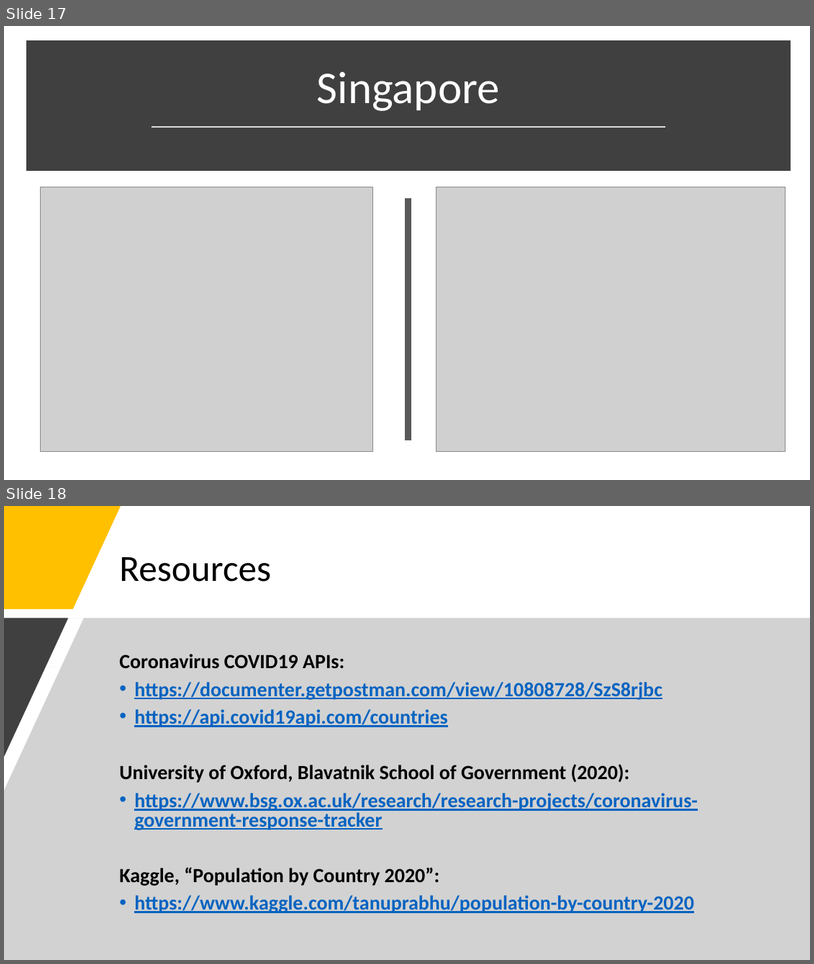
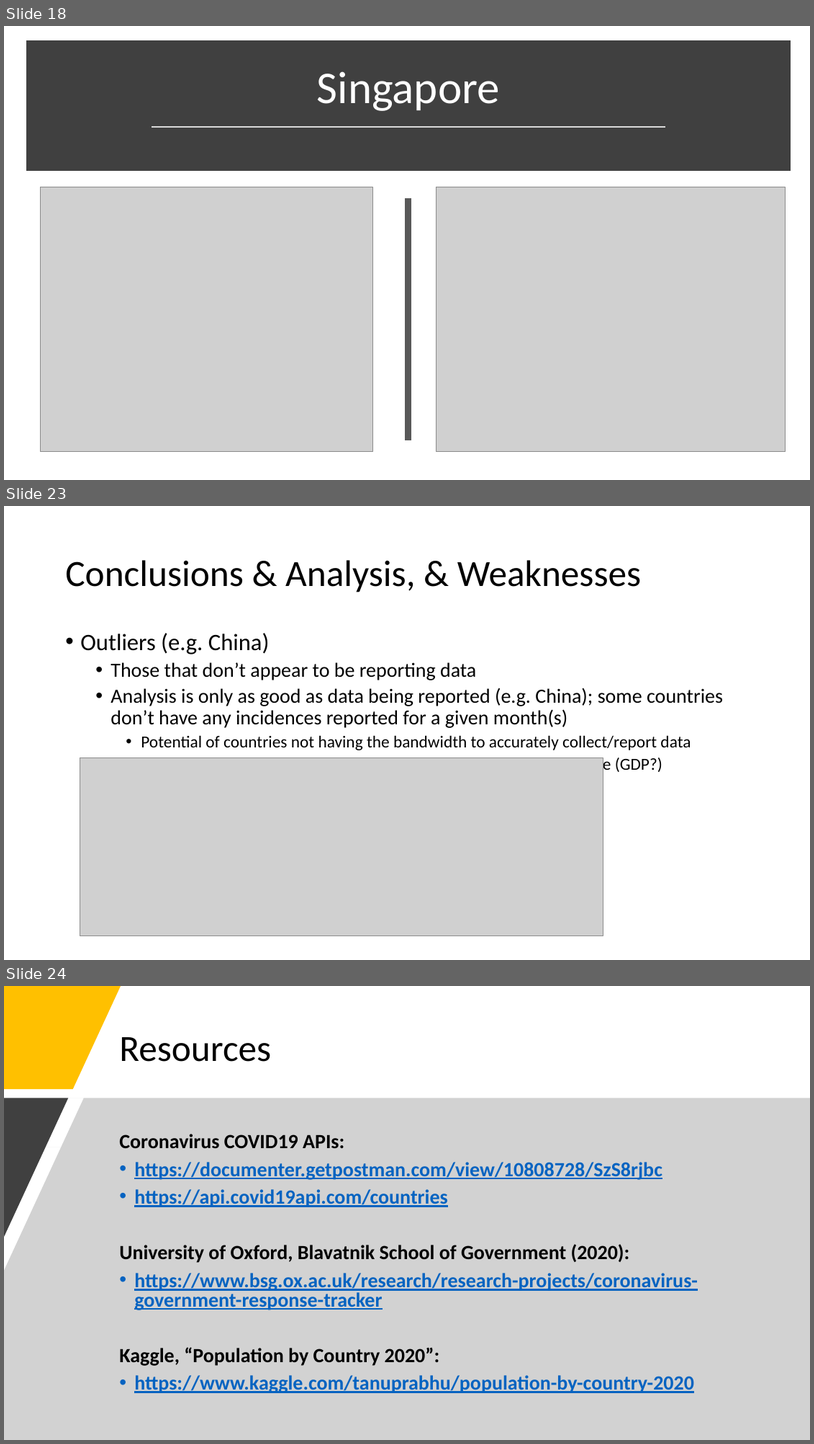
Before and after one commit to mirahmed07/project_covid_global, a slide deck: COVID-19_Presentation_DRAFT.pptx. Shown one above the other, each under a label of ours: slides 17 and 18 before the commit, slides 18, 23 and 24 after it; the slides between them are not shown. The pictures are 814x964 and 814x1444 pixels, drawn with LibreOffice and Linux fonts; fonts in the diff are those of the drawing; grey boxes stand for pictures. Boxes give left, top, right and bottom in pixels: in the first picture for what was removed or moved away, otherwise in the second. Text is boxed around its words. In the diff, an @@ line names an element or a change of style, - is before the commit and + after.

```diff
--- a/COVID-19_Presentation_DRAFT.pptx
+++ b/COVID-19_Presentation_DRAFT.pptx
@@ slide 23 added at [4,506,810,960], background #FFFFFF @@
@@ title added at [65,560,641,592], 44 pt, text #000000 @@
+Conclusions & Analysis, & Weaknesses
@@ text added at [80,633,723,774], 20 pt, text #000000 @@
+• Outliers (e.g. China)
+  • Those that don’t appear to be reporting data
+  • Analysis is only as good as data being reported (e.g. China); some countries don’t have any incidences reported for a given month(s)
+    • Potential of countries not having the bandwidth to accurately collect/report data
+    • Data probably skewed towards countries with higher average income (GDP?)
+    • Countries may not be able to afford mass testing
@@ picture added at [80,758,604,936] @@
@@ what was slide 17 is now slide 18 @@
@@ what was slide 18 is now slide 24 @@
```
Also in this commit, not shown: 7 slides changed, 5 other slides added.
